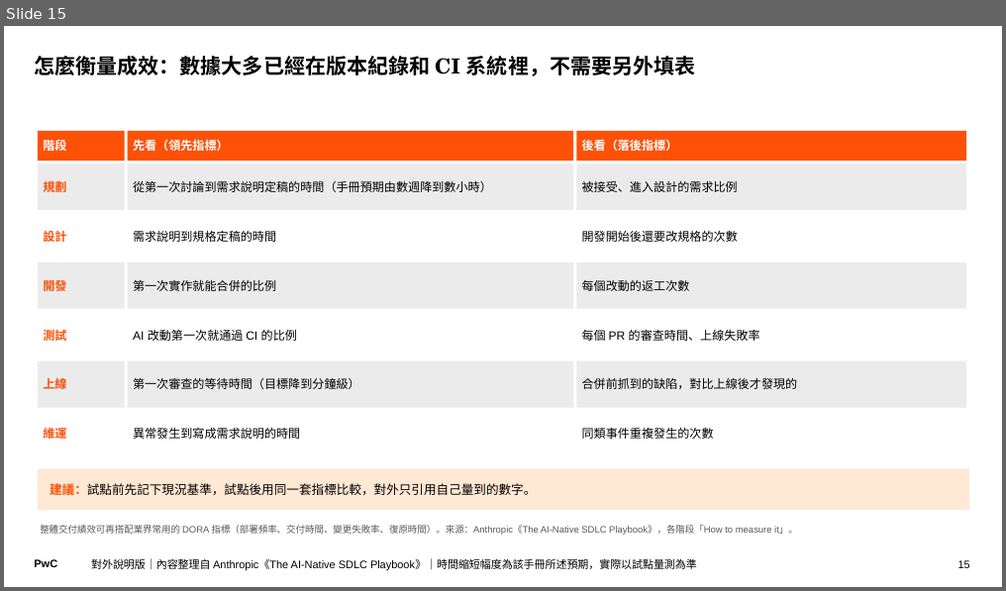
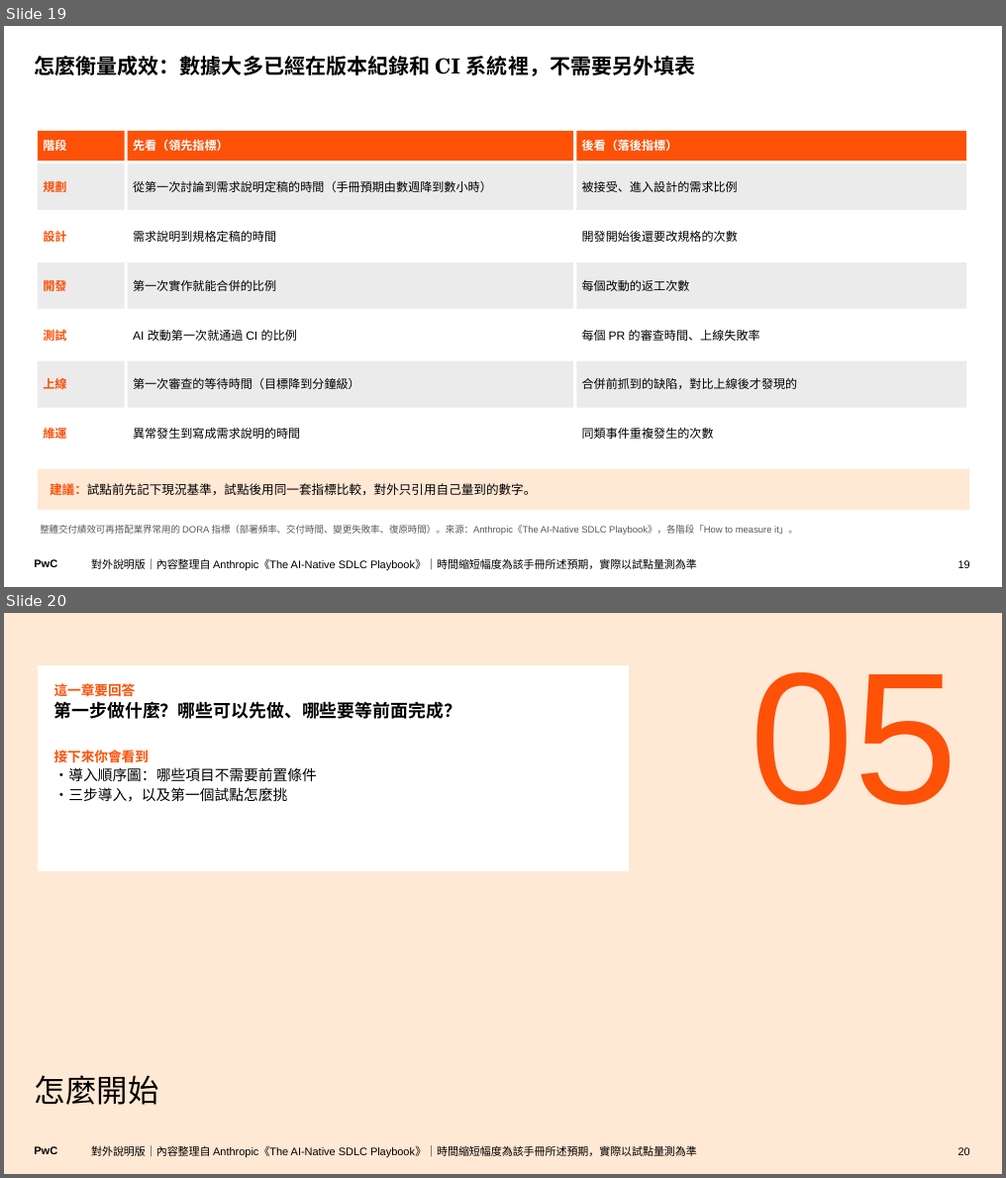
Before and after one commit to Robshao/PwC_FSC1, a slide deck: research/ai-native-sdlc/AI原生SDLC_白話說明.pptx. Shown one above the other, each under a label of ours: slide 15 before the commit, slides 19 and 20 after it. The pictures are 1006x591 and 1006x1178 pixels, drawn with LibreOffice and Linux fonts; fonts in the diff are those of the drawing. Boxes give left, top, right and bottom in pixels: in the first picture for what was removed or moved away, otherwise in the second. Text is boxed around its words. In the diff, an @@ line names an element or a change of style, - is before the commit and + after.

```diff
--- a/research/ai-native-sdlc/AI原生SDLC_白話說明.pptx
+++ b/research/ai-native-sdlc/AI原生SDLC_白話說明.pptx
@@ slide 20 added at [4,613,1002,1174], background #FFE8D4; not listed: 1 template element that a slide beside it also shows @@
@@ rectangle added at [38,665,629,871], fill #FFFFFF, 14 pt, text #000000, bold @@
+這一章要回答
+第一步做什麼？哪些可以先做、哪些要等前面完成？
+接下來你會看到
+・導入順序圖：哪些項目不需要前置條件
+・三步導入，以及第一個試點怎麼挑
@@ text added at [750,672,958,805], 180 pt, text #FD5108 @@
+05
@@ title added at [35,1075,159,1105], 30 pt, text #000000 @@
+怎麼開始
@@ text added at [91,1146,697,1157], 10.5 pt, text #000000 @@
+對外說明版｜內容整理自 Anthropic《The AI-Native SDLC Playbook》｜時間縮短幅度為該手冊所述預期，實際以試點量測為準
@@ page number added at [958,1148,970,1156], 10.5 pt, text #000000 @@
+20
@@ what was slide 15 is now slide 19 @@
@@ page number at [958,561,970,569]: text changed @@
-15
+19
```
Also in this commit, not shown: 1 slide changed, 6 other slides added, 7 other files.
